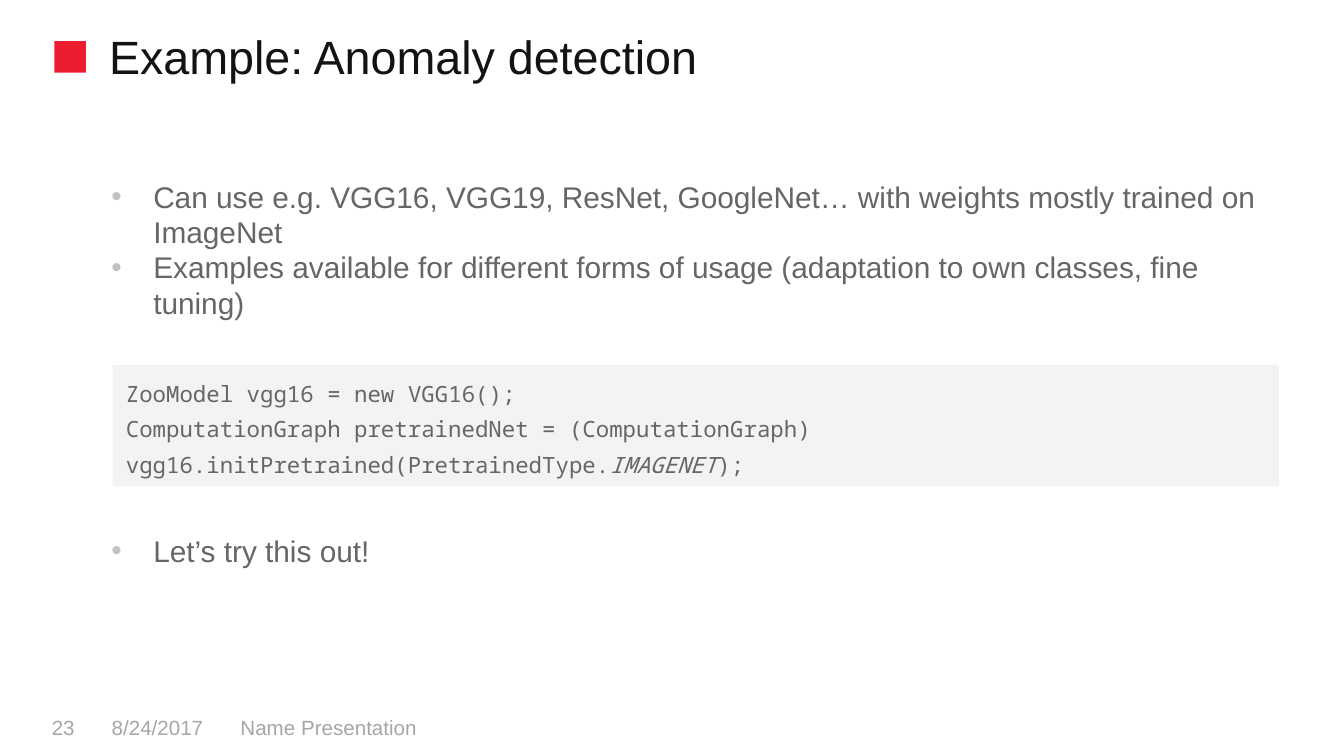
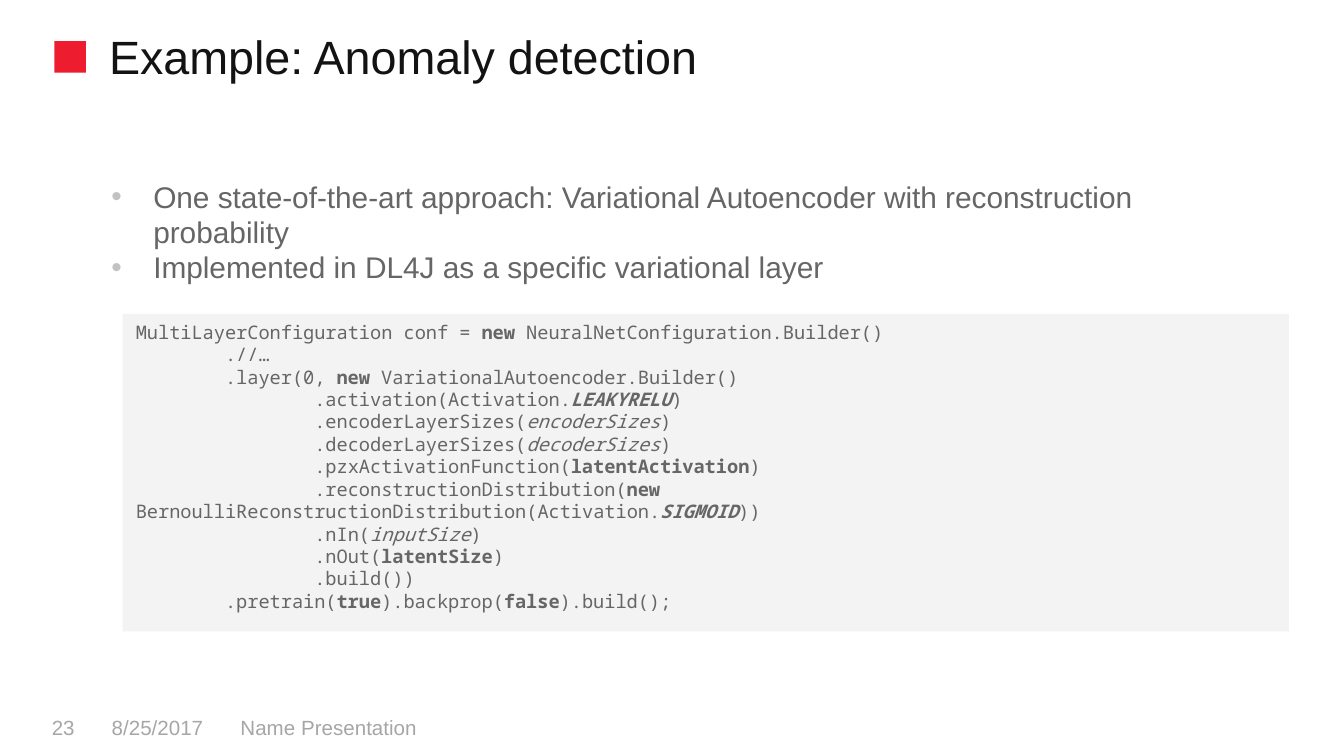
Before and after one commit to skeydan/dl4j_in_action, a slide deck: slide 23 of dl4j_in_action.pptx. Drawn at 1344x756 pixels with LibreOffice and Linux fonts; fonts in the diff are those of the drawing; background and template pictures are left out. Boxes give left, top, right and bottom in pixels: in the first picture for what was removed or moved away, otherwise in the second. Text is boxed around its words. In the diff, an @@ line names an element or a change of style, - is before the commit and + after.

```diff
--- a/dl4j_in_action.pptx
+++ b/dl4j_in_action.pptx
@@ text at (153, 186, 1132, 284): text changed @@
-• Can use e.g. VGG16, VGG19, ResNet, GoogleNet… with weights mostly trained on ImageNet
-• Examples available for different forms of usage (adaptation to own classes, fine tuning)
-• Let’s try this out!
+• One state-of-the-art approach: Variational Autoencoder with reconstruction probability
+• Implemented in DL4J as a specific variational layer
@@ rectangle "MultiLayerConfiguration conf = new NeuralNetConfiguration.Bu ...": place and size @@
-rectangle "MultiLayerConfiguration conf = new NeuralNetConfiguration.Bu ..." at (113, 366, 1279, 487)
+rectangle "MultiLayerConfiguration conf = new NeuralNetConfiguration.Bu ..." at (122, 314, 1289, 632)
@@ text in rectangle at (136, 325, 883, 613): text changed; size 12 to 10 pt @@
-ZooModel vgg16 = new VGG16();
-ComputationGraph pretrainedNet = (ComputationGraph) vgg16.initPretrained(PretrainedType.IMAGENET);
+MultiLayerConfiguration conf = new NeuralNetConfiguration.Builder()
+.//…
+.layer(0, new VariationalAutoencoder.Builder()
+.activation(Activation.LEAKYRELU)
+.encoderLayerSizes(encoderSizes)
+.decoderLayerSizes(decoderSizes)
+.pzxActivationFunction(latentActivation)
+.reconstructionDistribution(new BernoulliReconstructionDistribution(Activation.SIGMOID))
+.nIn(inputSize)
+.nOut(latentSize)
+.build())
+.pretrain(true).backprop(false).build();
@@ text at (112, 720, 203, 735): text changed @@
-8/24/2017
+8/25/2017
```
Also in this commit, not shown: 12 other slides changed, 3 other files.
